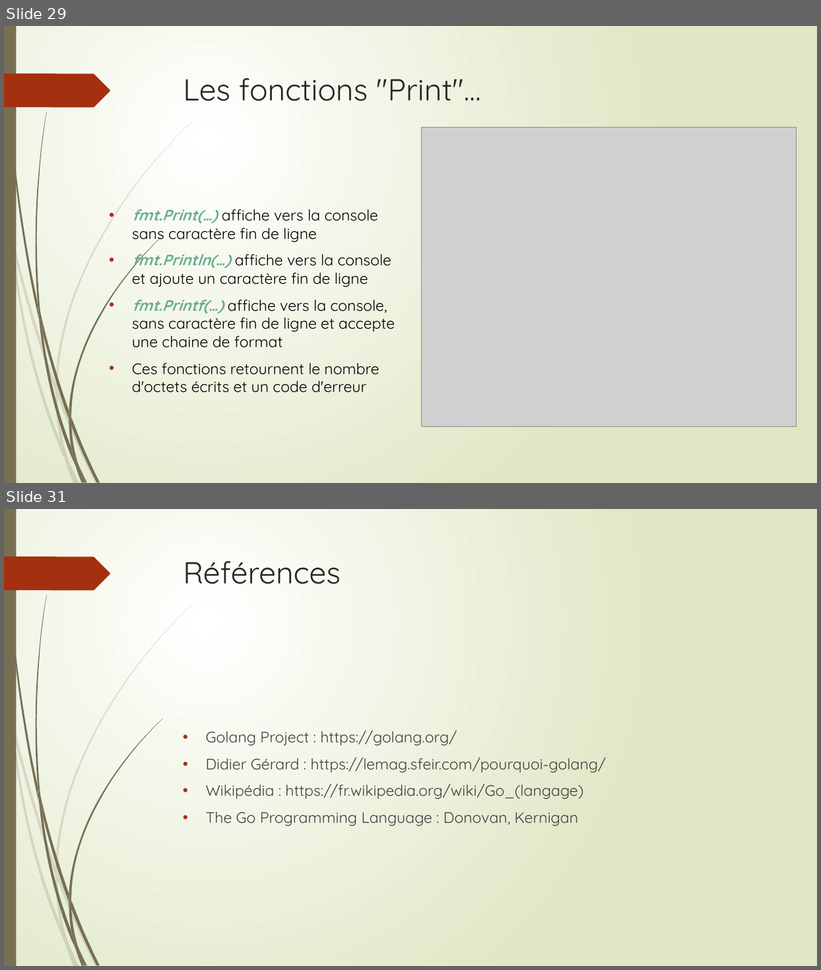
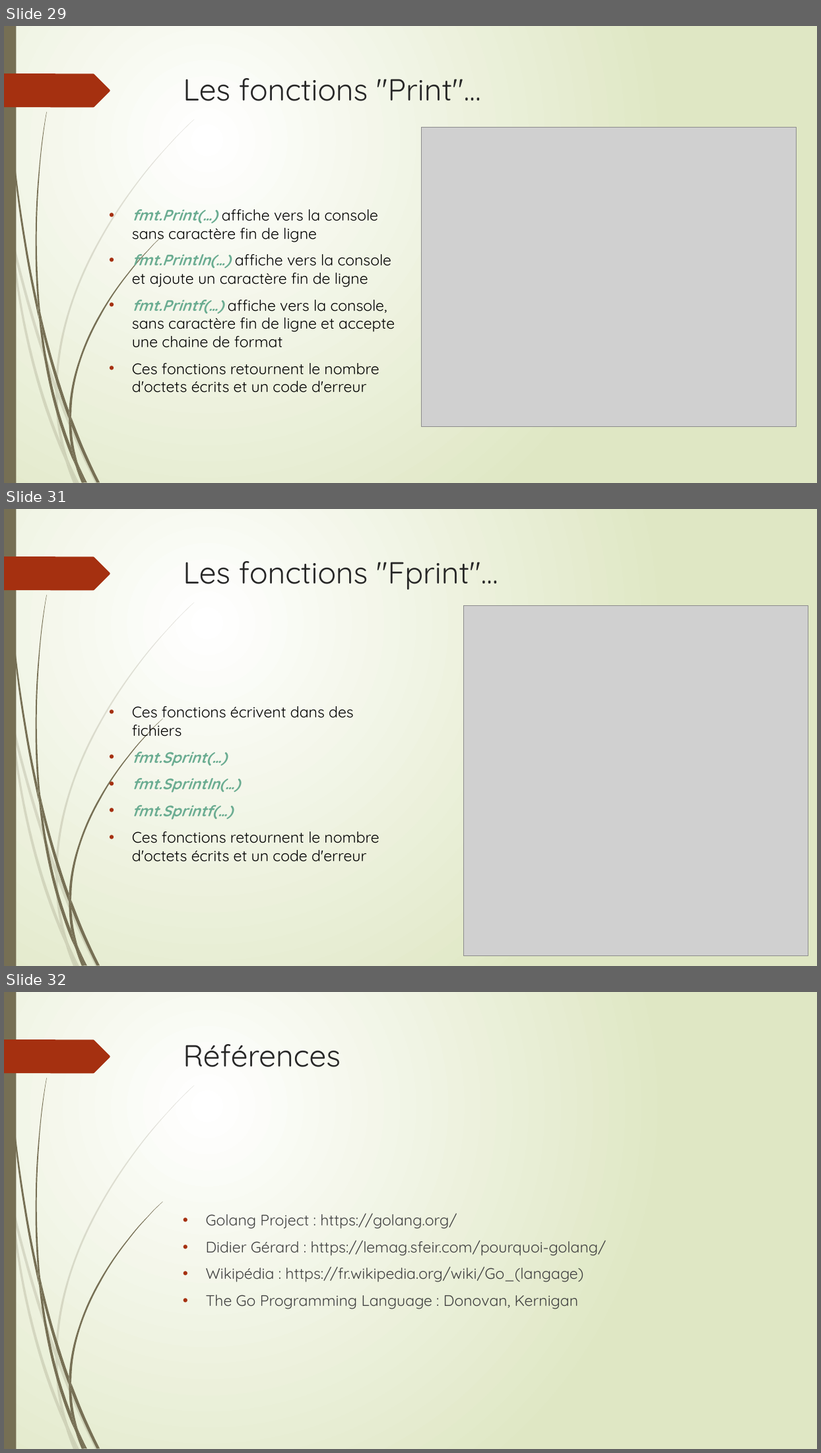
Before and after one commit to thierrydecker/learning-go, a slide deck: documentations/learning-go.pptx. Shown one above the other, each under a label of ours: slides 29 and 31 before the commit, slides 29, 31 and 32 after it; the slides between them are not shown. The pictures are 821x970 and 821x1453 pixels, drawn with LibreOffice and Linux fonts; fonts in the diff are those of the drawing; grey boxes stand for pictures. Boxes give left, top, right and bottom in pixels: in the first picture for what was removed or moved away, otherwise in the second. Text is boxed around its words. In the diff, an @@ line names an element or a change of style, - is before the commit and + after.

Commit message:
Added fmt.Fprintx() functions

```diff
--- a/documentations/learning-go.pptx
+++ b/documentations/learning-go.pptx
@@ slide 31 added at [4, 509, 817, 966], background gradient #FFFFFF to #DFE8C4; not listed: 24 template elements that a slide beside it also shows @@
@@ title added at [183, 561, 498, 590], 36 pt, text #262626 @@
+Les fonctions "Fprint"…
@@ picture added at [464, 605, 808, 956] @@
@@ text added at [132, 706, 379, 862], 18 pt, text #000000 @@
+• Ces fonctions écrivent dans des fichiers
+• fmt.Sprint(…)
+• fmt.Sprintln(…)
+• fmt.Sprintf(…)
+• Ces fonctions retournent le nombre d'octets écrits et un code d'erreur
@@ what was slide 31 is now slide 32 @@
```
Also in this commit, not shown: 1 slide changed, 3 other files.
